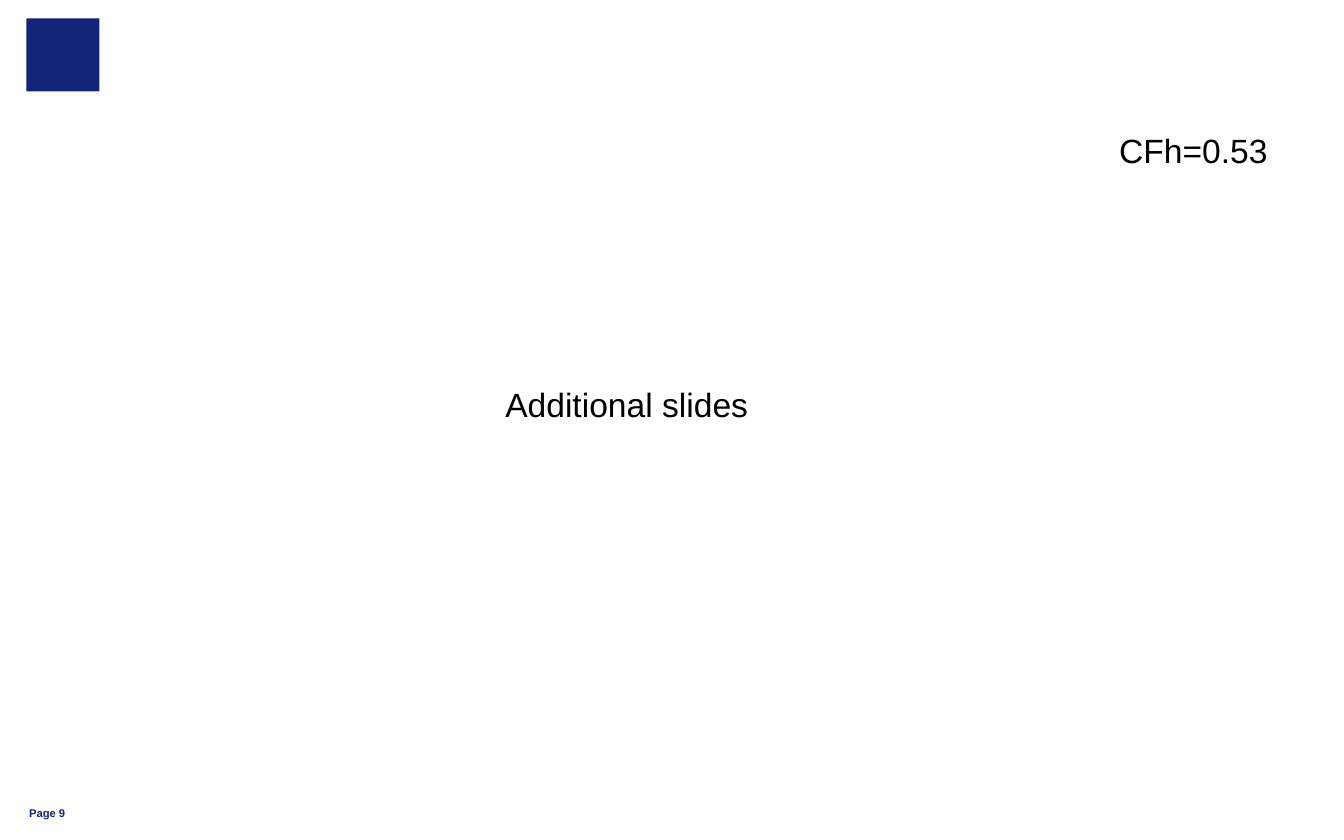
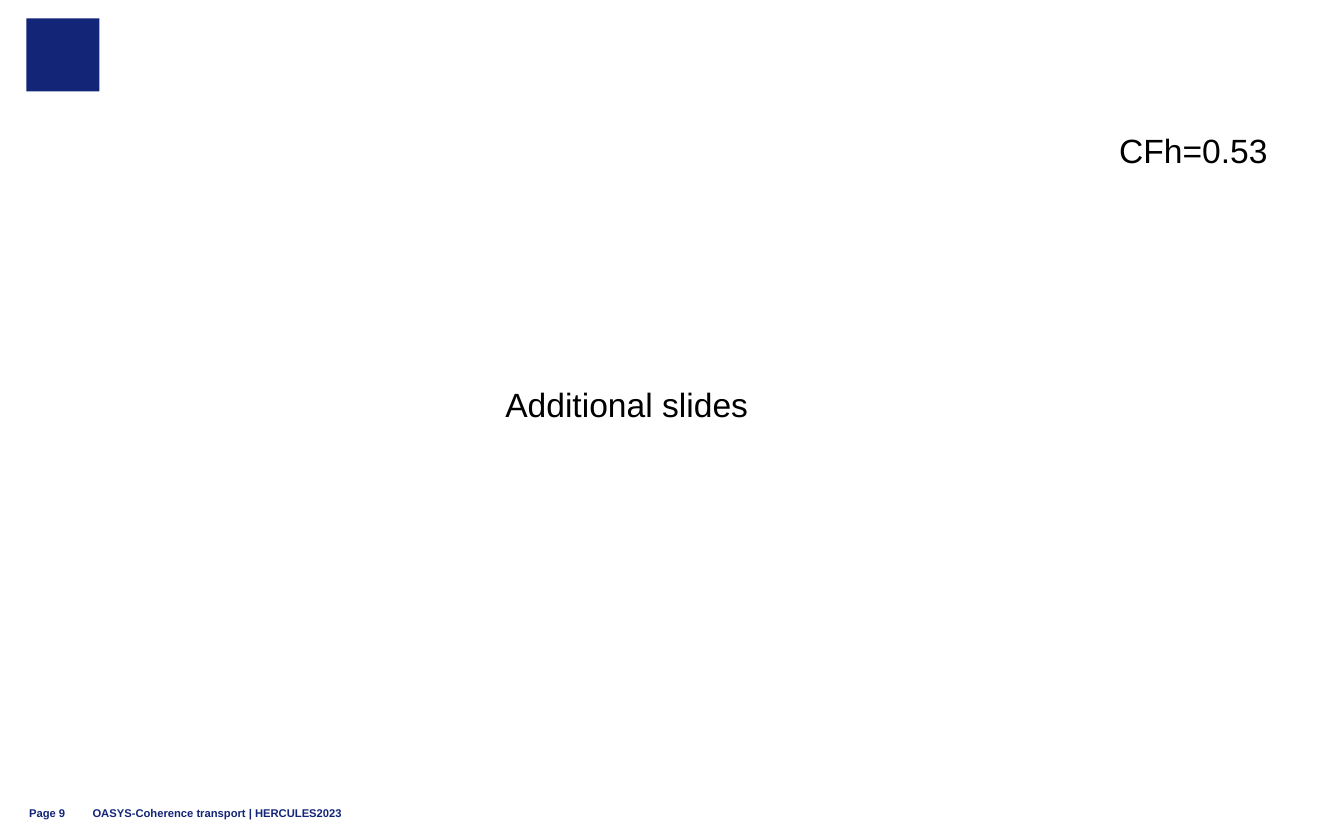
Before and after one commit to oasys-esrf-kit/oasys_hercules, a slide deck: slide 9 of 2023/hercules2023_D_coherence_transport.pptx. Drawn at 1344x840 pixels with LibreOffice and Linux fonts; fonts in the diff are those of the drawing; background and template pictures are left out. Boxes give left, top, right and bottom in pixels: in the first picture for what was removed or moved away, otherwise in the second. Text is boxed around its words. In the diff, an @@ line names an element or a change of style, - is before the commit and + after.

```diff
--- a/2023/hercules2023_D_coherence_transport.pptx
+++ b/2023/hercules2023_D_coherence_transport.pptx
@@ text added at (93,809,342,820), 6 pt, text #132577, bold @@
+OASYS-Coherence transport | HERCULES2023
```
Also in this commit, not shown: 12 other slides changed, 2 other files.
